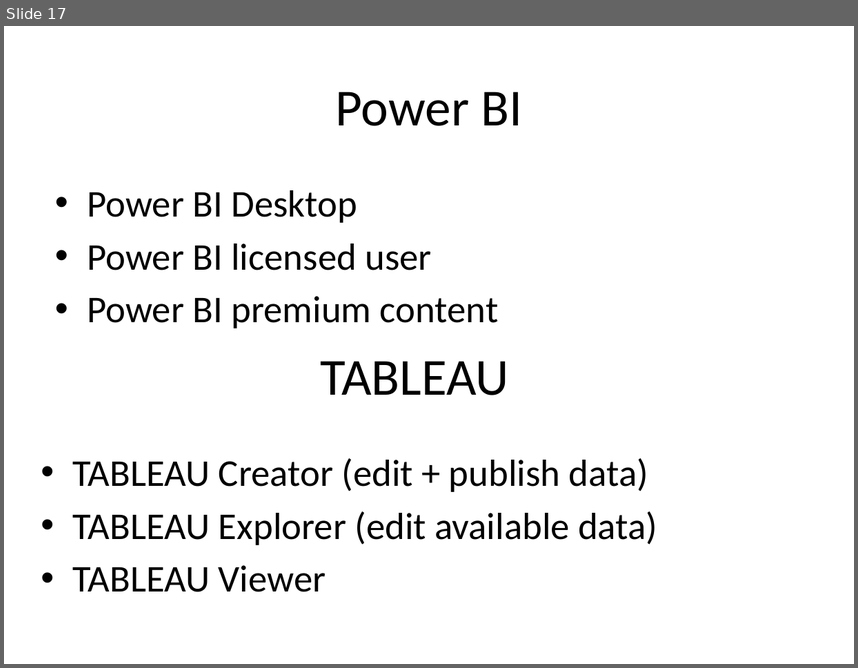
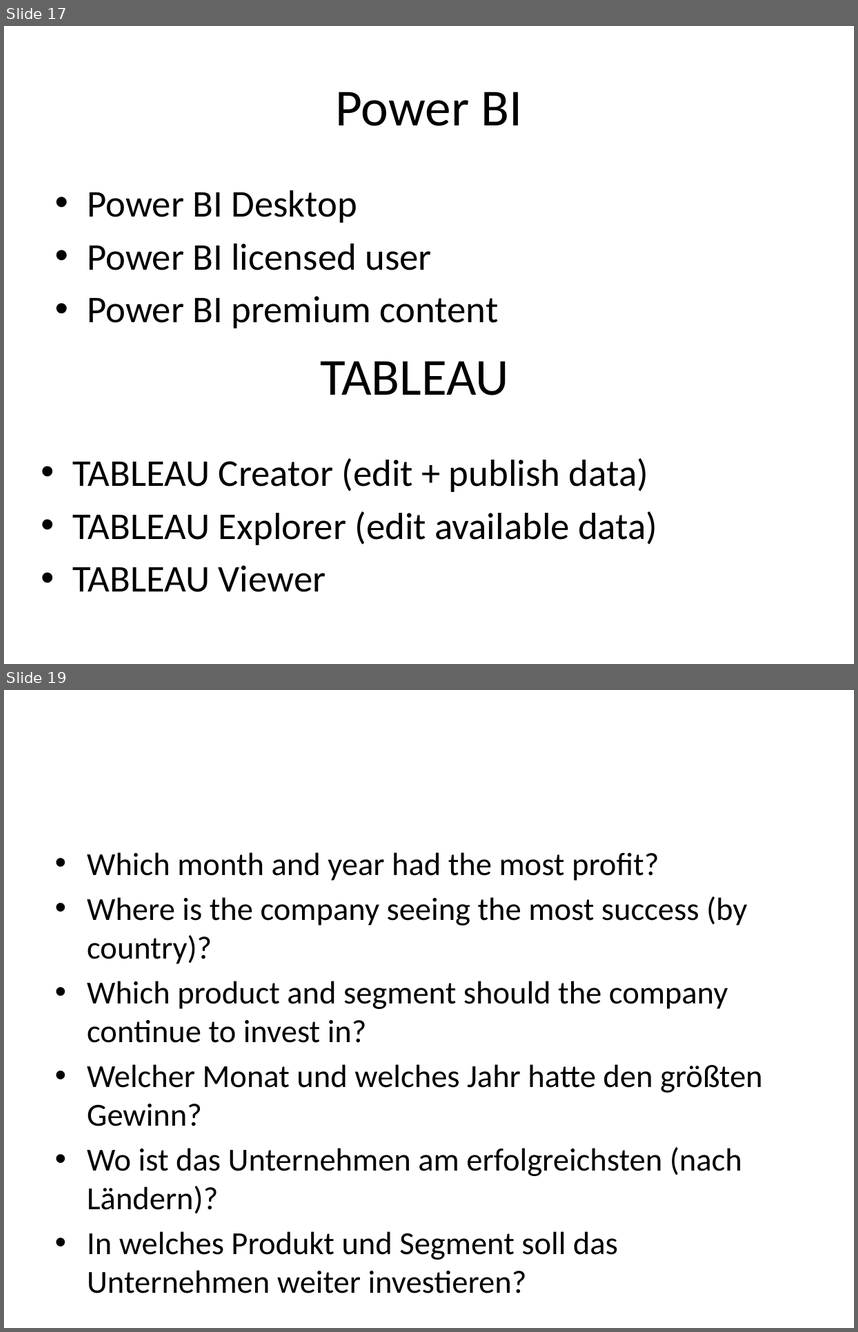
Before and after one commit to rao003/StartProgramming, a slide deck: BusinessIntelligence/Business Intelligence - VHS.pptx. Shown one above the other, each under a label of ours: slide 17 before the commit, slides 17 and 19 after it; the slides between them are not shown. The pictures are 858x668 and 858x1332 pixels, drawn with LibreOffice and Linux fonts; fonts in the diff are those of the drawing. Boxes give left, top, right and bottom in pixels: in the first picture for what was removed or moved away, otherwise in the second. Text is boxed around its words. In the diff, an @@ line names an element or a change of style, - is before the commit and + after.

Commit message:
up

```diff
--- a/BusinessIntelligence/Business Intelligence - VHS.pptx
+++ b/BusinessIntelligence/Business Intelligence - VHS.pptx
@@ slide 19 added at [4, 690, 854, 1328], background #FFFFFF @@
@@ text added at [87, 852, 763, 1259], 27.2 pt, text #000000 @@
+• Which month and year had the most profit?
+• Where is the company seeing the most success (by country)?
+• Which product and segment should the company continue to invest in?
+• Welcher Monat und welches Jahr hatte den größten Gewinn?
+• Wo ist das Unternehmen am erfolgreichsten (nach Ländern)?
+• In welches Produkt und Segment soll das Unternehmen weiter investieren?
```
Also in this commit, not shown: 1 other slide added.
